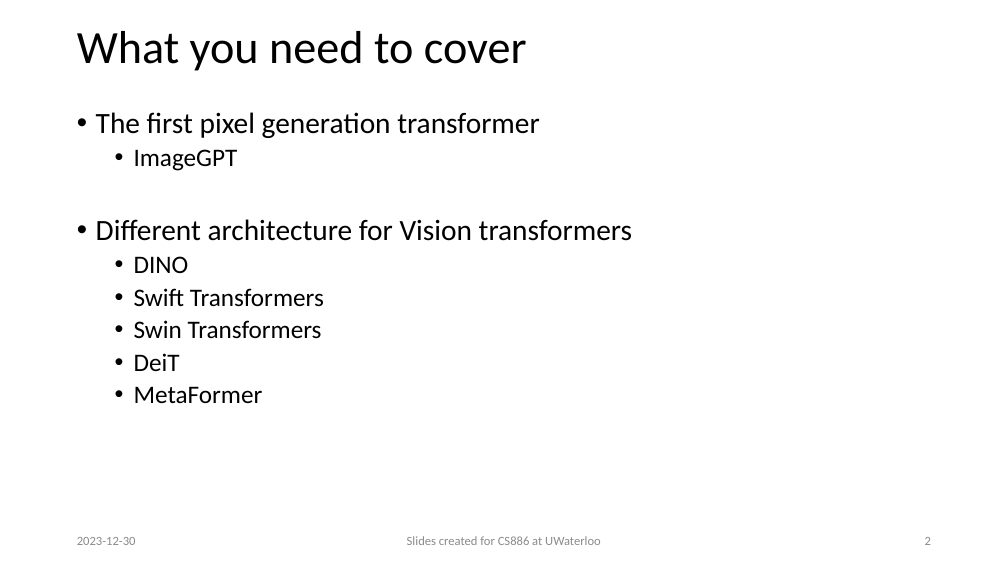
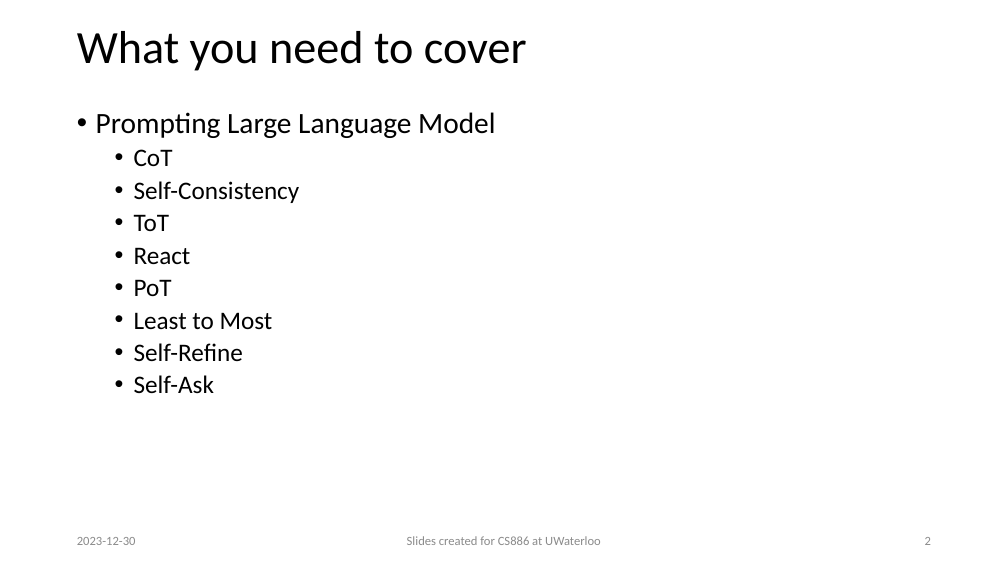
Before and after one commit to wenhuchen/CS886, a slide deck: slide 2 of L14.pptx. Drawn at 1008x567 pixels with LibreOffice and Linux fonts; fonts in the diff are those of the drawing; background and template pictures are left out. Boxes give left, top, right and bottom in pixels: in the first picture for what was removed or moved away, otherwise in the second. Text is boxed around its words. In the diff, an @@ line names an element or a change of style, - is before the commit and + after.

```diff
--- a/L14.pptx
+++ b/L14.pptx
@@ text at bbox=[96, 112, 495, 394]: text changed; size 28 to 24 pt @@
-• The first pixel generation transformer
-  • ImageGPT
-• Different architecture for Vision transformers
-  • DINO
-  • Swift Transformers
-  • Swin Transformers
-  • DeiT
-  • MetaFormer
+• Prompting Large Language Model
+  • CoT
+  • Self-Consistency
+  • ToT
+  • React
+  • PoT
+  • Least to Most
+  • Self-Refine
+  • Self-Ask
```
Also in this commit, not shown: 1 other slide changed, 2 other files.
